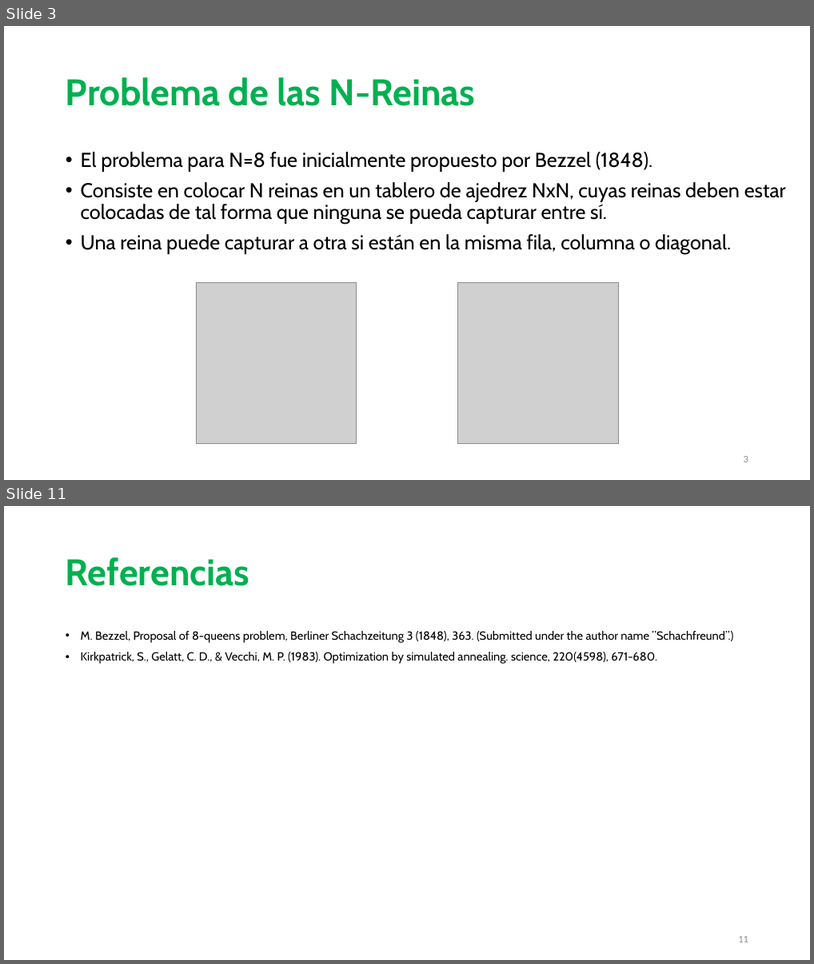
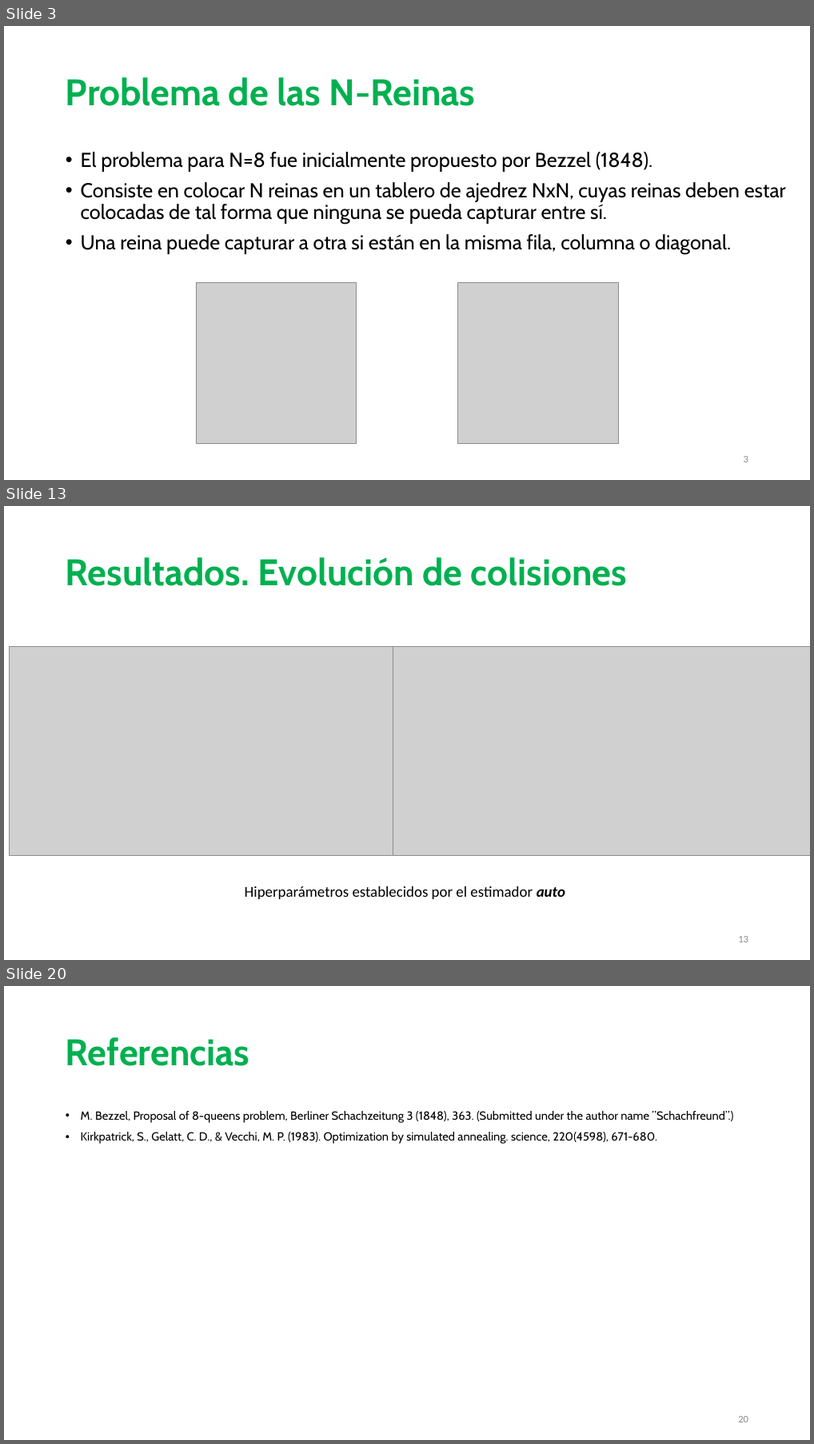
Before and after one commit to johacks/bibm, a slide deck: RS/RS_Presentacion.pptx. Shown one above the other, each under a label of ours: slides 3 and 11 before the commit, slides 3, 13 and 20 after it; the slides between them are not shown. The pictures are 814x964 and 814x1444 pixels, drawn with LibreOffice and Linux fonts; fonts in the diff are those of the drawing; grey boxes stand for pictures. Boxes give left, top, right and bottom in pixels: in the first picture for what was removed or moved away, otherwise in the second. Text is boxed around its words. In the diff, an @@ line names an element or a change of style, - is before the commit and + after.

```diff
--- a/RS/RS_Presentacion.pptx
+++ b/RS/RS_Presentacion.pptx
@@ slide 13 added at [4, 506, 810, 960], background #FFFFFF @@
@@ title added at [66, 557, 627, 586], 44 pt, text #00B050, bold @@
+Resultados. Evolución de colisiones
@@ picture added at [9, 647, 427, 856] @@
@@ picture added at [393, 647, 810, 856] @@
@@ text added at [245, 886, 566, 899], 18 pt, text #000000 @@
+Hiperparámetros establecidos por el estimador auto
@@ page number added at [738, 936, 749, 942], 12 pt, text #8C8C8C @@
+13
@@ what was slide 11 is now slide 20 @@
@@ page number at [738, 1416, 749, 1422]: text changed @@
-11
+20
```
Also in this commit, not shown: 2 slides changed, 9 other slides added, 1 slide removed.
